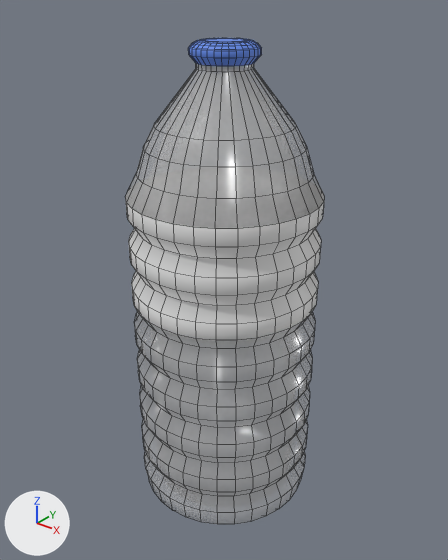
Before and after pictures for a commit that changed the Blender file Assets/Models/Obj/waterbottle00.blend.
Rendered twice from a 50 mm camera at (1.72, -2.16, 1.35) aimed at (-0.02, 0.02, 0.0). The axes (+X, +Y, +Z) are drawn at lower left. The lights are the same throughout. Mesh edges are drawn as thin lines.
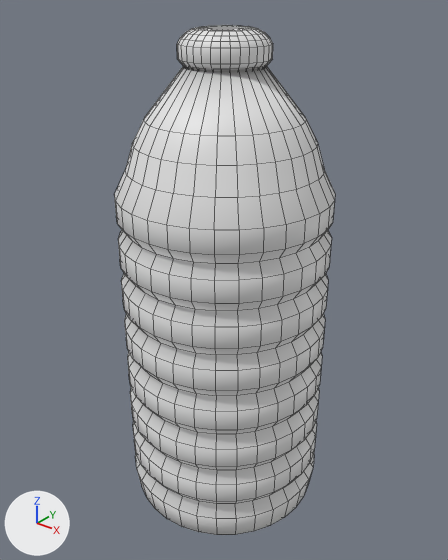
The change in detail:
Material 'Outline' (mat_outline) is new.
Its base color is (0.8, 0.8, 0.8) (white #e7e7e7).
me_cylinder has 1312 vertices, 1283 faces and spans x -0.46..0.46, y -0.46..0.46, z -1.25..1.12.
me_cylinder now uses material mat_outline (white #e7e7e7).
Object 'Cylinder' (ob_cylinder) gains a SOLIDIFY modifier named 'Solidify'.
Modifier setting: thickness = 0.05.
Modifier setting: offset = 1.0.
Modifier setting: material_offset = 3.
Modifier setting: use_flip_normals = True.

Where the change shows, as pixel boxes [x1, y1, x2, y2] in the pictures (448 x 560 px):
'Cylinder', recoloured, modifiers changed (11% wider)
    before: [125, 38, 324, 524]
    after: [114, 25, 335, 535]
